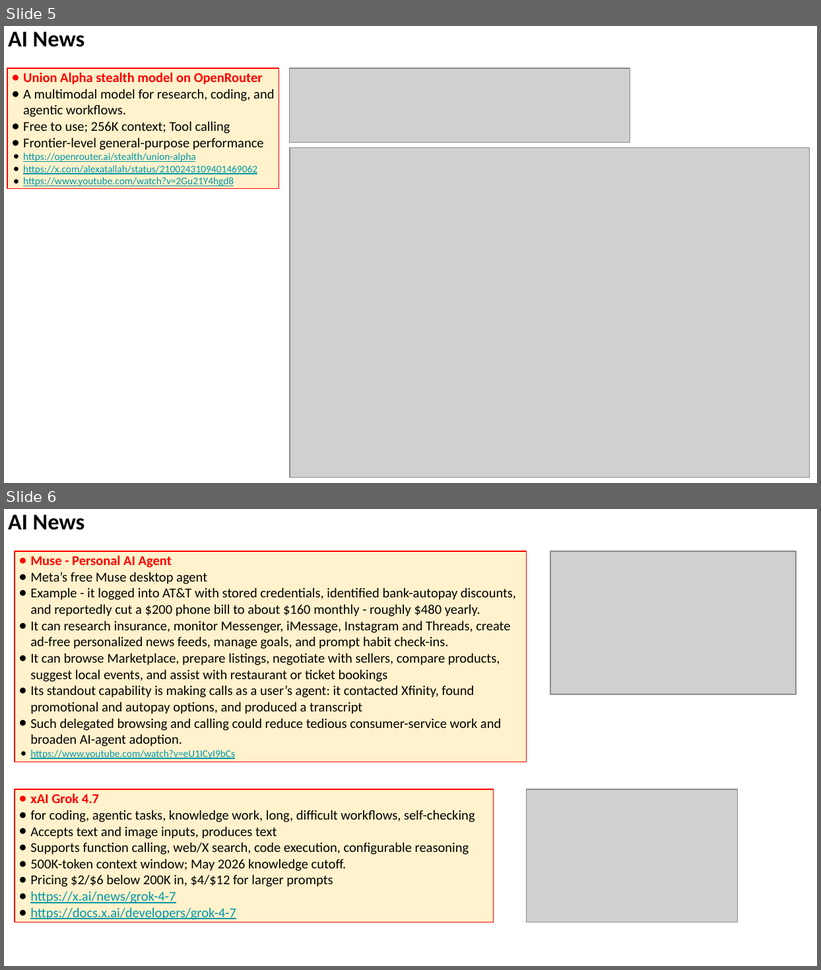
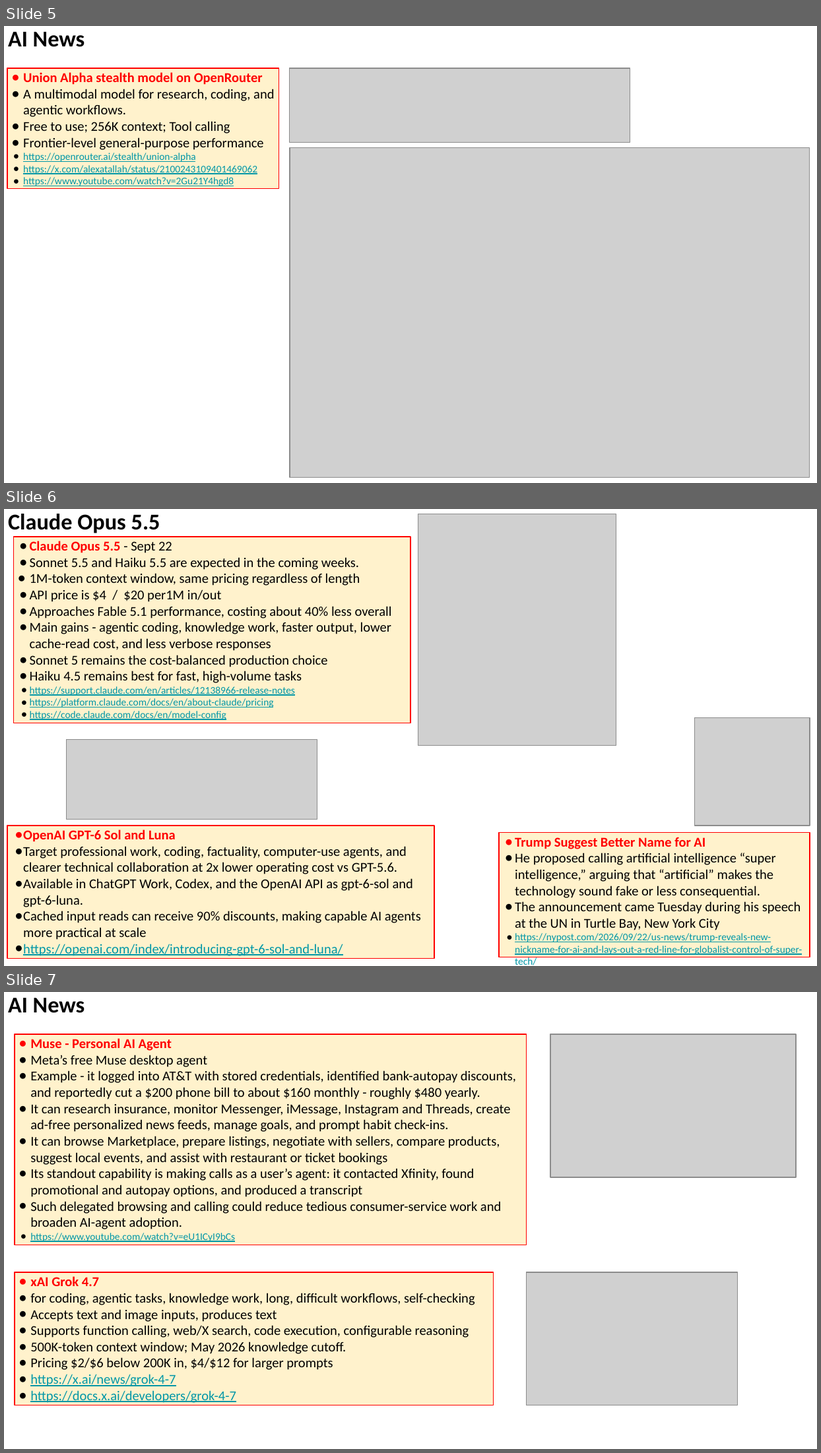
Before and after one commit to lselector/seminar, a slide deck: 2026/2026-09-25-AI-News.pptx. Shown one above the other, each under a label of ours: slides 5 and 6 before the commit, slides 5, 6 and 7 after it. The pictures are 821x970 and 821x1453 pixels, drawn with LibreOffice and Linux fonts; fonts in the diff are those of the drawing; grey boxes stand for pictures. Boxes give left, top, right and bottom in pixels: in the first picture for what was removed or moved away, otherwise in the second. Text is boxed around its words. In the diff, an @@ line names an element or a change of style, - is before the commit and + after.

```diff
--- a/2026/2026-09-25-AI-News.pptx
+++ b/2026/2026-09-25-AI-News.pptx
@@ slide 6 added at bbox=[4, 509, 817, 966], background #FFFFFF @@
@@ text added at bbox=[8, 514, 160, 533], 20 pt, text #000000, bold @@
+Claude Opus 5.5
@@ picture added at bbox=[418, 514, 616, 746] @@
@@ rectangle added at bbox=[14, 537, 411, 723], fill #FFF2CC, outline #FF0000 0.75 pt, 12 pt, text #000000 @@
+● Claude Opus 5.5 - Sept 22
+● Sonnet 5.5 and Haiku 5.5 are expected in the coming weeks.
+● 1M-token context window, same pricing regardless of length
+● API price is $4 / $20 per1M in/out
+● Approaches Fable 5.1 performance, costing about 40% less overall
+● Main gains - agentic coding, knowledge work, faster output, lower cache-read cost, and less verbose responses
+● Sonnet 5 remains the cost-balanced production choice
+● Haiku 4.5 remains best for fast, high-volume tasks
+● https://support.claude.com/en/articles/12138966-release-notes
+● https://platform.claude.com/docs/en/about-claude/pricing
+● https://code.claude.com/docs/en/model-config
@@ picture added at bbox=[694, 718, 810, 825] @@
@@ picture added at bbox=[67, 740, 317, 820] @@
@@ rectangle added at bbox=[7, 826, 434, 960], fill #FFF2CC, outline #FF0000 0.75 pt, 12 pt, text #000000 @@
+● OpenAI GPT-6 Sol and Luna
+● Target professional work, coding, factuality, computer-use agents, and clearer technical collaboration at 2x lower operating cost vs GPT-5.6.
+● Available in ChatGPT Work, Codex, and the OpenAI API as gpt-6-sol and gpt-6-luna.
+● Cached input reads can receive 90% discounts, making capable AI agents more practical at scale
+● https://openai.com/index/introducing-gpt-6-sol-and-luna/
@@ rectangle added at bbox=[499, 832, 810, 958], fill #FFF2CC, outline #FF0000 0.75 pt, 12 pt, text #000000 @@
+● Trump Suggest Better Name for AI
+● He proposed calling artificial intelligence “super intelligence,” arguing that “artificial” makes the technology sound fake or less consequential.
+● The announcement came Tuesday during his speech at the UN in Turtle Bay, New York City
+● https://nypost.com/2026/09/22/us-news/trump-reveals-new-nickname-for-ai-and-lays-out-a-red-line-for-globalist-control-of-super-tech/
@@ what was slide 6 is now slide 7 @@
```
Also in this commit, not shown: 5 slides changed, 8 other slides added.
